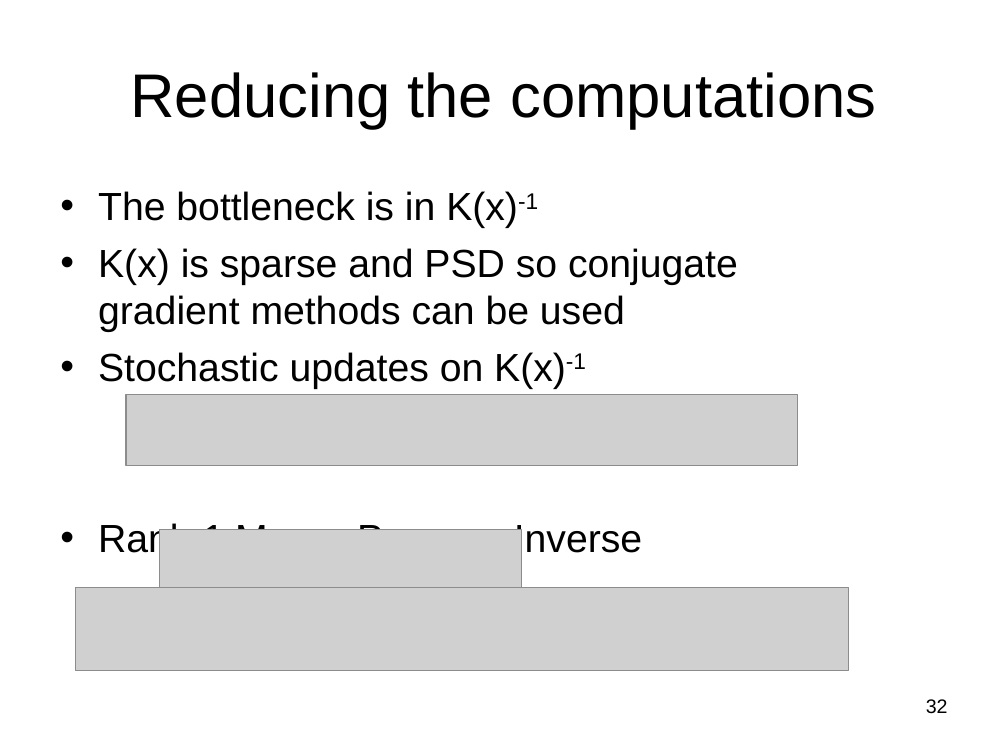
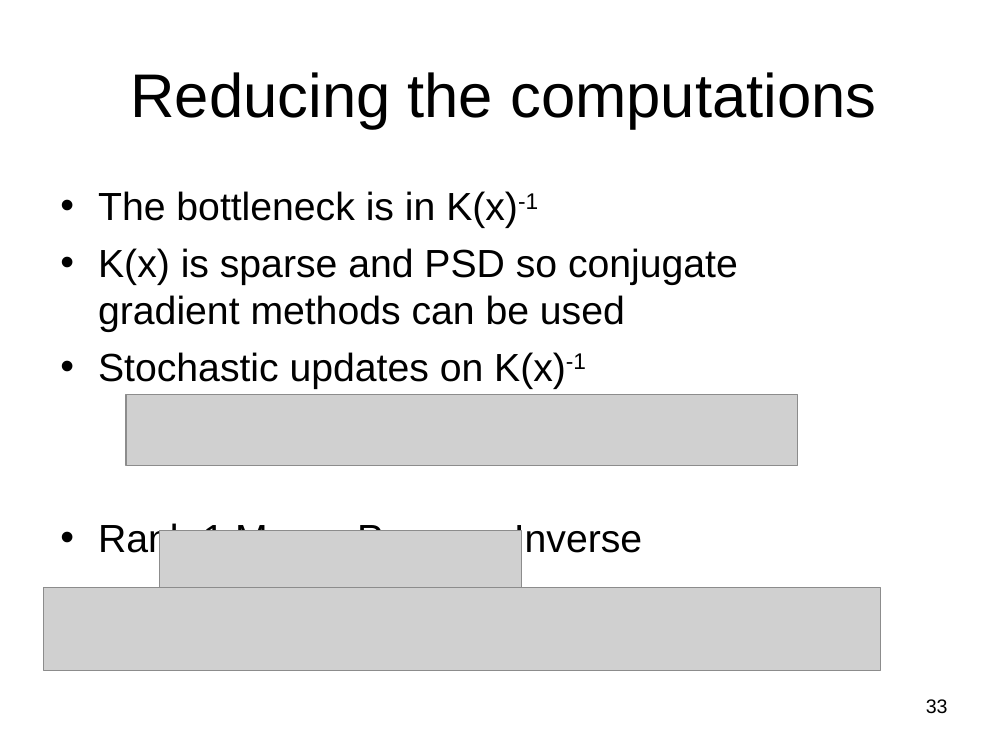
Before and after one commit to subailong/mlpack, a slide deck: slide 33 of fastlib/u/nvasil/docs/proposal/proposal.ppt (slide 32 before the commit). Drawn at 1008x756 pixels with LibreOffice and Linux fonts; fonts in the diff are those of the drawing; grey boxes stand for pictures. Boxes give left, top, right and bottom in pixels: in the first picture for what was removed or moved away, otherwise in the second. Text is boxed around its words. In the diff, an @@ line names an element or a change of style, - is before the commit and + after.

```diff
--- a/fastlib/u/nvasil/docs/proposal/proposal.ppt
+++ b/fastlib/u/nvasil/docs/proposal/proposal.ppt
@@ picture: place and size @@
-picture at (76,588,849,670)
+picture at (43,588,880,670)
@@ page number at (926,699,948,714): text changed @@
-32
+33
```
Also in this commit, not shown: 3 other slides changed, 3 slides added, 1 slide removed, 2 other files.
